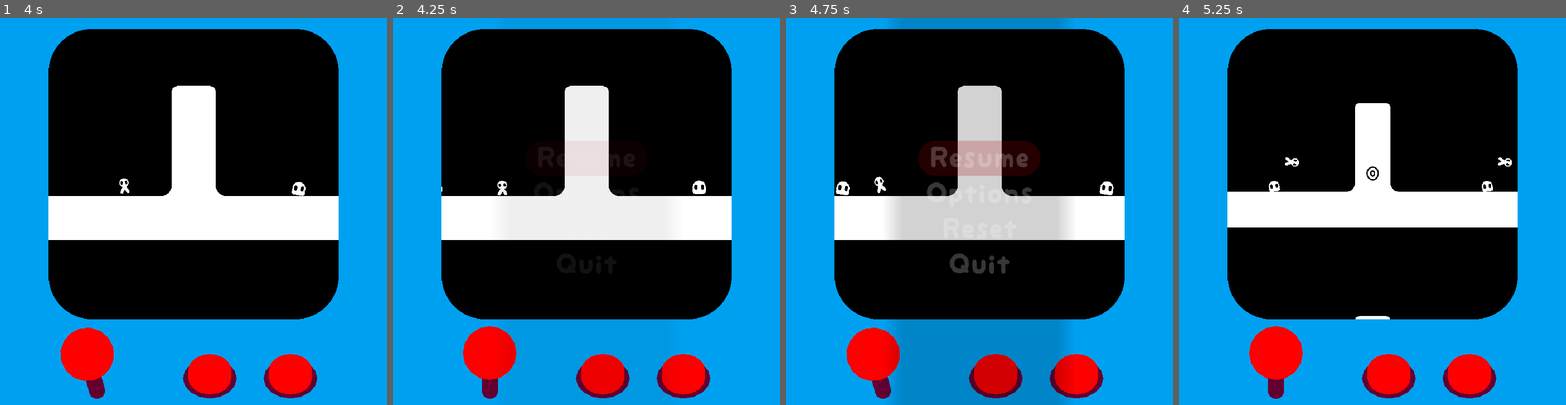
Above: before the commit, frames 1-4 (left to right).
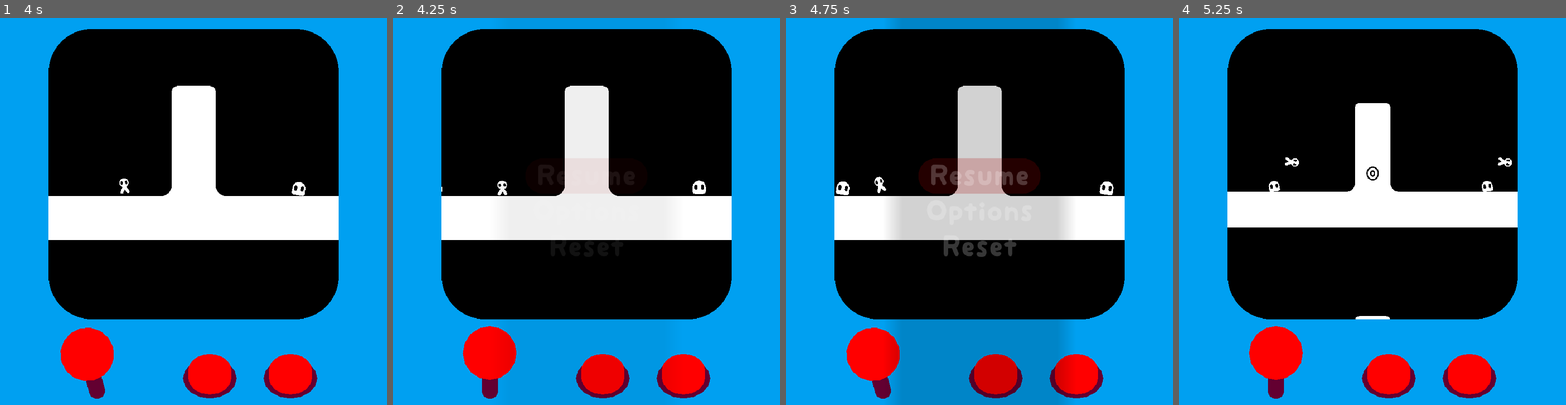
Above: after the commit, the same moments.

Repository: HarmonyHoney/wrap_it_up
Game: Godot game, scene res://src/menu/Splash.tscn
The game is run twice, just before and just after one commit, with the same random seed, the same clock (stepped at 60 frames per second) and the same inputs.
Inputs:
- Up to frame 1 (4 s): tap Enter at 0.5 s; hold Right (right) 0.53-1.28 s; hold C (grab) 0.53-1.28 s; tap X (jump) at 0.77, 1.52, 3.02, 3.77 s; tap Space (ui_accept) at 1.25 s; hold Down (down) 1.28-2.03 s; tap 2 at 1.35 s; hold Right (right) 2.03-2.78 s; tap 3 at 2.1 s; hold Up (ui_up) 2.78-3.53 s; tap Ctrl at 2.85 s; hold Left (left) from 3.53 s (still down); tap Delete at 3.6 s
- Up to frame 2 (4.25 s): keep holding Left (left); tap Escape (ui_cancel) at 4.15 s
- Up to frame 3 (4.75 s): keep holding Left (left); tap C (grab) at 4.35 s; tap X (jump) at 4.52 s
- Up to frame 4 (5.25 s): release Left (left) at 5.03 s; hold Down (down) from 5.03 s (still down); tap 2 at 5.1 s

Frame 1 is identical in both runs. In frame 2, 0.3% of the frame differs, in the area x 37-63%, y 33-44%; in frame 3, 3.9%, in the area x 34-66%, y 31-67%; in frame 4, nothing differs.

Commit message:
html5(;

Diff:
--- a/src/arcade/Arcade.tscn
+++ b/src/arcade/Arcade.tscn
@@ -61,7 +61,6 @@
 material = SubResource( 2 )
 margin_right = 1200.0
 margin_bottom = 1200.0
-rect_pivot_offset = Vector2( 2455.56, 1437.78 )
 rect_clip_content = true
 
 [node name="Controls" type="Node2D" parent="Cabinet"]
--- a/src/menu/MenuPause.tscn
+++ b/src/menu/MenuPause.tscn
@@ -67,9 +67,9 @@
 
 [node name="Resume" type="Label" parent="Control/List/Items"]
 margin_left = 266.0
-margin_top = 235.0
+margin_top = 268.0
 margin_right = 453.0
-margin_bottom = 286.0
+margin_bottom = 319.0
 size_flags_horizontal = 4
 size_flags_vertical = 5
 custom_fonts/font = ExtResource( 2 )
@@ -82,9 +82,9 @@
 
 [node name="Options" type="Label" parent="Control/List/Items"]
 margin_left = 259.0
-margin_top = 301.0
+margin_top = 334.0
 margin_right = 460.0
-margin_bottom = 352.0
+margin_bottom = 385.0
 size_flags_horizontal = 4
 size_flags_vertical = 5
 custom_fonts/font = ExtResource( 2 )
@@ -97,9 +97,9 @@
 
 [node name="Reset" type="Label" parent="Control/List/Items"]
 margin_left = 289.0
-margin_top = 367.0
+margin_top = 400.0
 margin_right = 430.0
-margin_bottom = 418.0
+margin_bottom = 451.0
 size_flags_horizontal = 4
 size_flags_vertical = 5
 custom_fonts/font = ExtResource( 2 )
@@ -111,6 +111,7 @@
 }
 
 [node name="Quit" type="Label" parent="Control/List/Items"]
+visible = false
 margin_left = 302.0
 margin_top = 433.0
 margin_right = 417.0
--- a/src/menu/options/MenuOptions.tscn
+++ b/src/menu/options/MenuOptions.tscn
@@ -381,7 +381,8 @@
 align = 2
 valign = 1
 
-[node name="Borderless" type="Control" parent="Control/Menu/List" groups=["window"]]
+[node name="Borderless" type="Control" parent="Control/Menu/List"]
+visible = false
 margin_top = 850.0
 margin_right = 648.0
 margin_bottom = 920.0
@@ -413,10 +414,11 @@
 "_edit_use_anchors_": false
 }
 
-[node name="Resolution" type="Control" parent="Control/Menu/List" groups=["window"]]
-margin_top = 920.0
-margin_right = 648.0
-margin_bottom = 990.0
+[node name="Resolution" type="Control" parent="Control/Menu/List"]
+visible = false
+margin_top = 850.0
+margin_right = 648.0
+margin_bottom = 920.0
 rect_min_size = Vector2( 0, 70 )
 script = ExtResource( 6 )
 __meta__ = {
@@ -442,107 +444,108 @@
 align = 2
 valign = 1
 
-[node name="Mouse" type="Control" parent="Control/Menu/List" groups=["window"]]
+[node name="Mouse" type="Control" parent="Control/Menu/List"]
+visible = false
+margin_top = 850.0
+margin_right = 648.0
+margin_bottom = 920.0
+rect_min_size = Vector2( 0, 70 )
+script = ExtResource( 18 )
+__meta__ = {
+"_edit_use_anchors_": false
+}
+
+[node name="Label" type="Label" parent="Control/Menu/List/Mouse"]
+anchor_right = 0.5
+anchor_bottom = 1.0
+size_flags_vertical = 6
+custom_fonts/font = ExtResource( 2 )
+text = "Mouse"
+valign = 1
+
+[node name="Label2" type="Label" parent="Control/Menu/List/Mouse"]
+anchor_left = 0.5
+anchor_right = 1.0
+anchor_bottom = 1.0
+margin_left = 25.0
+size_flags_vertical = 6
+custom_fonts/font = ExtResource( 2 )
+text = "< OFF >"
+align = 2
+valign = 1
+__meta__ = {
+"_edit_use_anchors_": false
+}
+
+[node name="Vsync" type="Control" parent="Control/Menu/List"]
+margin_top = 850.0
+margin_right = 648.0
+margin_bottom = 920.0
+rect_min_size = Vector2( 0, 70 )
+script = ExtResource( 17 )
+__meta__ = {
+"_edit_use_anchors_": false
+}
+
+[node name="Label" type="Label" parent="Control/Menu/List/Vsync"]
+anchor_right = 0.5
+anchor_bottom = 1.0
+size_flags_vertical = 6
+custom_fonts/font = ExtResource( 2 )
+text = "V-Sync"
+valign = 1
+
+[node name="Label2" type="Label" parent="Control/Menu/List/Vsync"]
+anchor_left = 0.5
+anchor_right = 1.0
+anchor_bottom = 1.0
+margin_left = 25.0
+size_flags_vertical = 6
+custom_fonts/font = ExtResource( 2 )
+text = "< OFF >"
+align = 2
+valign = 1
+__meta__ = {
+"_edit_use_anchors_": false
+}
+
+[node name="Interpolate" type="Control" parent="Control/Menu/List"]
+margin_top = 920.0
+margin_right = 648.0
+margin_bottom = 990.0
+rect_min_size = Vector2( 0, 70 )
+script = ExtResource( 24 )
+__meta__ = {
+"_edit_use_anchors_": false
+}
+var_name = "is_interpolate"
+
+[node name="Label" type="Label" parent="Control/Menu/List/Interpolate"]
+anchor_right = 0.5
+anchor_bottom = 1.0
+size_flags_vertical = 6
+custom_fonts/font = ExtResource( 2 )
+text = "Interpolate"
+valign = 1
+
+[node name="Label2" type="Label" parent="Control/Menu/List/Interpolate"]
+anchor_left = 0.5
+anchor_right = 1.0
+anchor_bottom = 1.0
+margin_left = 25.0
+size_flags_vertical = 6
+custom_fonts/font = ExtResource( 2 )
+text = "< OFF >"
+align = 2
+valign = 1
+__meta__ = {
+"_edit_use_anchors_": false
+}
+
+[node name="TargetFPS" type="Control" parent="Control/Menu/List"]
 margin_top = 990.0
 margin_right = 648.0
 margin_bottom = 1060.0
-rect_min_size = Vector2( 0, 70 )
-script = ExtResource( 18 )
-__meta__ = {
-"_edit_use_anchors_": false
-}
-
-[node name="Label" type="Label" parent="Control/Menu/List/Mouse"]
-anchor_right = 0.5
-anchor_bottom = 1.0
-size_flags_vertical = 6
-custom_fonts/font = ExtResource( 2 )
-text = "Mouse"
-valign = 1
-
-[node name="Label2" type="Label" parent="Control/Menu/List/Mouse"]
-anchor_left = 0.5
-anchor_right = 1.0
-anchor_bottom = 1.0
-margin_left = 25.0
-size_flags_vertical = 6
-custom_fonts/font = ExtResource( 2 )
-text = "< OFF >"
-align = 2
-valign = 1
-__meta__ = {
-"_edit_use_anchors_": false
-}
-
-[node name="Vsync" type="Control" parent="Control/Menu/List"]
-margin_top = 1060.0
-margin_right = 648.0
-margin_bottom = 1130.0
-rect_min_size = Vector2( 0, 70 )
-script = ExtResource( 17 )
-__meta__ = {
-"_edit_use_anchors_": false
-}
-
-[node name="Label" type="Label" parent="Control/Menu/List/Vsync"]
-anchor_right = 0.5
-anchor_bottom = 1.0
-size_flags_vertical = 6
-custom_fonts/font = ExtResource( 2 )
-text = "V-Sync"
-valign = 1
-
-[node name="Label2" type="Label" parent="Control/Menu/List/Vsync"]
-anchor_left = 0.5
-anchor_right = 1.0
-anchor_bottom = 1.0
-margin_left = 25.0
-size_flags_vertical = 6
-custom_fonts/font = ExtResource( 2 )
-text = "< OFF >"
-align = 2
-valign = 1
-__meta__ = {
-"_edit_use_anchors_": false
-}
-
-[node name="Interpolate" type="Control" parent="Control/Menu/List"]
-margin_top = 1130.0
-margin_right = 648.0
-margin_bottom = 1200.0
-rect_min_size = Vector2( 0, 70 )
-script = ExtResource( 24 )
-__meta__ = {
-"_edit_use_anchors_": false
-}
-var_name = "is_interpolate"
-
-[node name="Label" type="Label" parent="Control/Menu/List/Interpolate"]
-anchor_right = 0.5
-anchor_bottom = 1.0
-size_flags_vertical = 6
-custom_fonts/font = ExtResource( 2 )
-text = "Interpolate"
-valign = 1
-
-[node name="Label2" type="Label" parent="Control/Menu/List/Interpolate"]
-anchor_left = 0.5
-anchor_right = 1.0
-anchor_bottom = 1.0
-margin_left = 25.0
-size_flags_vertical = 6
-custom_fonts/font = ExtResource( 2 )
-text = "< OFF >"
-align = 2
-valign = 1
-__meta__ = {
-"_edit_use_anchors_": false
-}
-
-[node name="TargetFPS" type="Control" parent="Control/Menu/List"]
-margin_top = 1200.0
-margin_right = 648.0
-margin_bottom = 1270.0
 rect_min_size = Vector2( 0, 70 )
 script = ExtResource( 24 )
 __meta__ = {
@@ -611,18 +614,18 @@
 }
 
 [node name="Spacer4" type="Control" parent="Control/Menu/List" groups=["no_item"]]
-margin_top = 1270.0
-margin_right = 648.0
-margin_bottom = 1300.0
+margin_top = 1060.0
+margin_right = 648.0
+margin_bottom = 1090.0
 rect_min_size = Vector2( 0, 30 )
 __meta__ = {
 "_edit_use_anchors_": false
 }
 
 [node name="HeaderSpeed" type="Control" parent="Control/Menu/List" groups=["no_item"]]
-margin_top = 1300.0
-margin_right = 648.0
-margin_bottom = 1370.0
+margin_top = 1090.0
+margin_right = 648.0
+margin_bottom = 1160.0
 rect_min_size = Vector2( 0, 70 )
 
 [node name="Tex" type="TextureRect" parent="Control/Menu/List/HeaderSpeed"]
@@ -643,9 +646,9 @@
 valign = 1
 
 [node name="Speedrun" type="Control" parent="Control/Menu/List"]
-margin_top = 1370.0
-margin_right = 648.0
-margin_bottom = 1440.0
+margin_top = 1160.0
+margin_right = 648.0
+margin_bottom = 1230.0
 rect_min_size = Vector2( 0, 70 )
 script = ExtResource( 24 )
 __meta__ = {
@@ -678,9 +681,9 @@
 }
 
 [node name="Speedrun2" type="Control" parent="Control/Menu/List" groups=["speed"]]
-margin_top = 1440.0
-margin_right = 648.0
-margin_bottom = 1510.0
+margin_top = 1230.0
+margin_right = 648.0
+margin_bottom = 1300.0
 rect_min_size = Vector2( 0, 70 )
 script = ExtResource( 24 )
 __meta__ = {
@@ -711,9 +714,9 @@
 valign = 1
 
 [node name="Decimals" type="Control" parent="Control/Menu/List" groups=["speed"]]
-margin_top = 1510.0
-margin_right = 648.0
-margin_bottom = 1580.0
+margin_top = 1300.0
+margin_right = 648.0
+margin_bottom = 1370.0
 rect_min_size = Vector2( 0, 70 )
 script = ExtResource( 24 )
 __meta__ = {
Not shown, changed: export_presets.cfg
